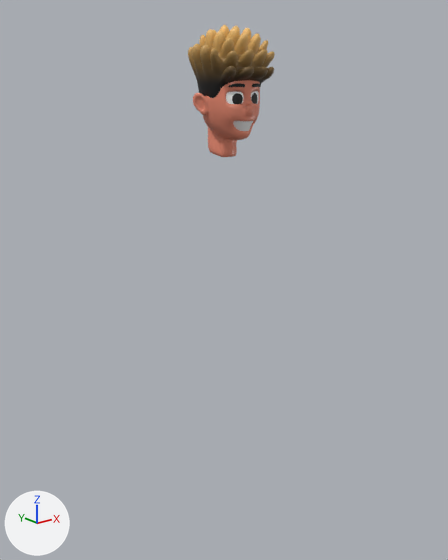
What one commit did to the Blender file 3d/me.blend.
The view is the same before and after, from a 50 mm lens placed at (-99.7, -126.0, 5.2), pointed at (1.4, 0.3, -45.3). The lights are fixed; the arrows at lower left show +X, +Y and +Z.
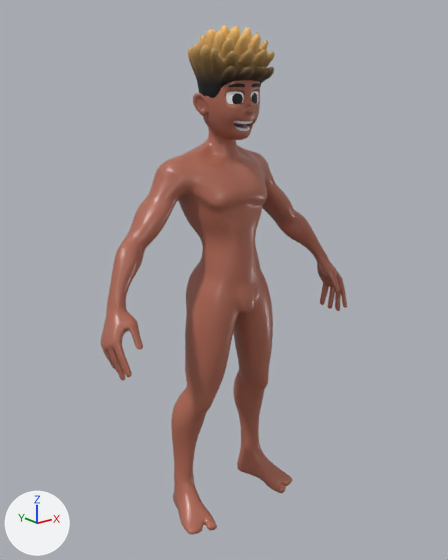
Patch to the scene script:
```diff
--- a/3d/me.blend.py
+++ b/3d/me.blend.py
@@ mat_skin @@
 n0 = _N.new('ShaderNodeBsdfPrincipled'); n0.name = 'Principled BSDF'
 n0.subsurface_method = 'BURLEY'
-n0.inputs[0].default_value = (0.8, 0.256, 0.165, 1.0)  # 'Base Color', orange #e78a71
+n0.inputs[0].default_value = (0.434, 0.142, 0.0933, 1.0)  # 'Base Color', brown #b06956
 n0.inputs[2].default_value = 0.316  # 'Roughness'
@@ mat_tongue @@
+mat_tongue = bpy.data.materials.new('tongue')
+# nodes: BsdfPrincipled, Bump, OutputMaterial, TexNoise
+# colours: purple #896281
@@ me_cube_007 @@
+me_cube_007.from_pydata([(-12.0, -12.0, 0.8), (-12.0, -12.0, 12.0), (-16.8, 12.0, -4.2), (-16.8, 12.0, 16.8), (12.0, -12.0, 0.8), (12.0, -12.0, 12.0), (16.8, 12.0, -4.2), (16.8, 12.0, 16.8)], [], [(0, 1, 3, 2), (2, 3, 7, 6), (6, 7, 5, 4), (4, 5, 1, 0), (2, 6, 4, 0), (7, 3, 1, 5)])
+me_cube_007.polygons.foreach_set('use_smooth', [True] * 6)
+me_cube_007.materials.append(mat_tongue)
@@ ob_cube_003 @@
 _m = ob_cube_003.modifiers.new('Subdivision', 'SUBSURF')
 _m.levels = 2
+ob_cube_003.hide_set(True)  # its collection is switched off
@@ ob_cube_004 @@
-ob_cube_004 = bpy.data.objects.new('Cube.004', me_cube_002)
@@ ob_cube_005 @@
 ob_cube_005 = bpy.data.objects.new('Cube.005', me_cube_006)
+ob_cube_005.parent = ob_head
+ob_cube_005.matrix_parent_inverse = Matrix(((1.0, 0.0, 0.0, -1.872), (0.0, 1.0, 0.0, 3.013), (0.0, 0.0, 1.0, -1.137), (0.0, 0.0, 0.0, 1.0)))
 ob_cube_005.location = (1.872, -3.013, 1.137)
@@ ob_cube_006 @@
 ob_cube_006 = bpy.data.objects.new('Cube.006', me_cube_009)
+ob_cube_006.parent = ob_head
+ob_cube_006.matrix_parent_inverse = Matrix(((1.0, 0.0, 0.0, -1.872), (0.0, 1.0, 0.0, 3.013), (0.0, 0.0, 1.0, -1.137), (0.0, 0.0, 0.0, 1.0)))
 ob_cube_006.location = (1.872, -1.063, 6.899)
@@ ob_cube_007 @@
 ob_cube_007 = bpy.data.objects.new('Cube.007', me_cube_010)
+ob_cube_007.parent = ob_head
+ob_cube_007.matrix_parent_inverse = Matrix(((1.0, 0.0, 0.0, -1.872), (0.0, 1.0, 0.0, 3.013), (0.0, 0.0, 1.0, -1.137), (0.0, 0.0, 0.0, 1.0)))
 ob_cube_007.location = (1.872, -3.013, 1.137)
@@ ob_cube_008 @@
 ob_cube_008 = bpy.data.objects.new('Cube.008', me_cube_011)
+ob_cube_008.parent = ob_head
+ob_cube_008.matrix_parent_inverse = Matrix(((1.0, 0.0, 0.0, -1.872), (0.0, 1.0, 0.0, 3.013), (0.0, 0.0, 1.0, -1.137), (0.0, 0.0, 0.0, 1.0)))
 ob_cube_008.location = (1.872, -8.425, 1.642)
@@ ob_head @@
+ob_head = bpy.data.objects.new('head', me_cube_1)  # 3306 vertices, 3274 faces; spans x -40.1..41.1, y -8.8..13.4, z -114.9..9.5; modifiers MIRROR, SUBSURF
+ob_head.location = (1.9, -3.0, 1.1)
@@ ob_cube_010 @@
+ob_cube_010 = bpy.data.objects.new('Cube.010', me_cube_007)  # modifiers SUBSURF
+ob_cube_010.parent = ob_head
+ob_cube_010.location = (1.872, -5.132, -4.957)
+ob_cube_010.rotation_euler = (0.219, 0.0, 0.0)  # degrees (13, 0, 0)
+ob_cube_010.scale = (0.107, 0.15, 0.0851)
@@ ob_teeth_t @@
+ob_teeth_t = bpy.data.objects.new('teeth.T', me_cube_005)  # 34 vertices, 16 faces; spans x -3.17..3.17, y -5.21..-2.72, z -4.88..-3.77; in mat_teeth (white #e7e7e7); modifiers SOLIDIFY, BEVEL
+ob_teeth_t.parent = ob_head
+ob_teeth_t.location = (1.872, -3.013, 1.137)
@@ ob_teeth_b @@
+ob_teeth_b = bpy.data.objects.new('teeth.B', me_cube_002_1)  # 34 vertices, 16 faces; spans x -2.77..2.77, y -4.64..0.16, z -6.7..-5.12; in mat_teeth (white #e7e7e7); modifiers SOLIDIFY, BEVEL
+ob_teeth_b.parent = ob_head
+ob_teeth_b.location = (1.872, -3.013, 1.137)
```

Location of each change, (x1, y1, x2, y2) in pixels of the pictures (448 x 560 px):
'head', added
    after: (101, 80, 347, 535)
'Cube.006', moved
    both: (188, 25, 275, 98)
'Cube.003', hidden
    before: (193, 80, 260, 157)
'Cube.005', moved
    both: (226, 92, 244, 104)
'Cube.004', deleted
    before: (233, 121, 253, 131)
'Cube.007', moved
    both: (251, 91, 259, 104)
'Cube.008', moved
    both: (228, 83, 261, 87)
'teeth.B', added
    after: (234, 124, 250, 131)
'teeth.T', added
    after: (234, 121, 253, 124)
'Cube.010', added
    after: (234, 124, 245, 128)
